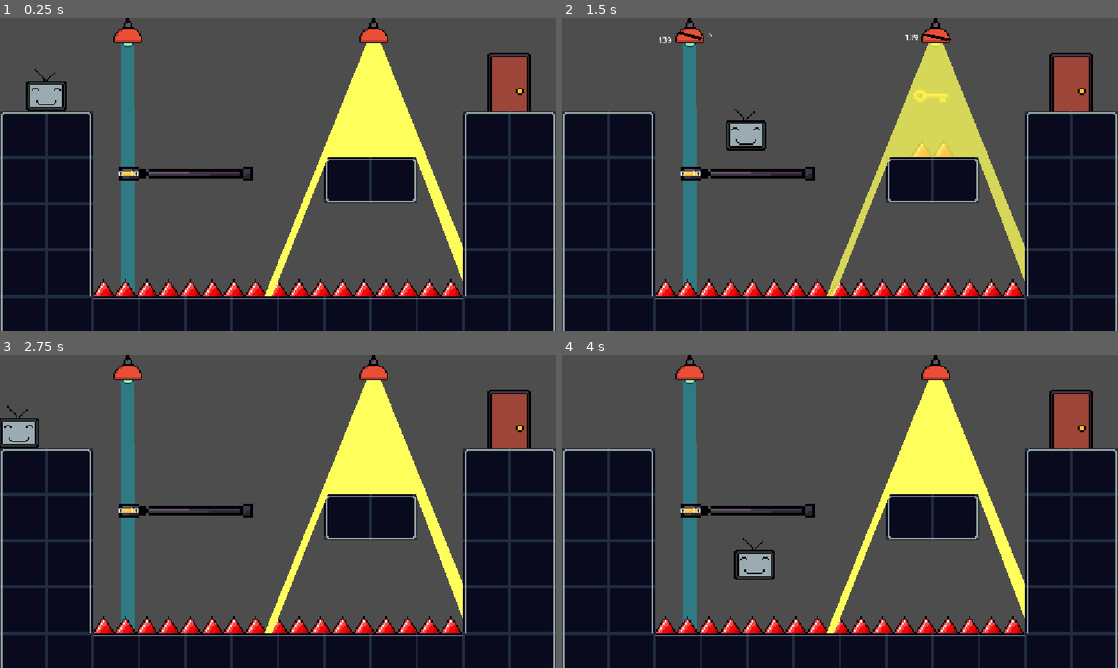
Above: before the commit, frames 1-4 (two rows, left to right).
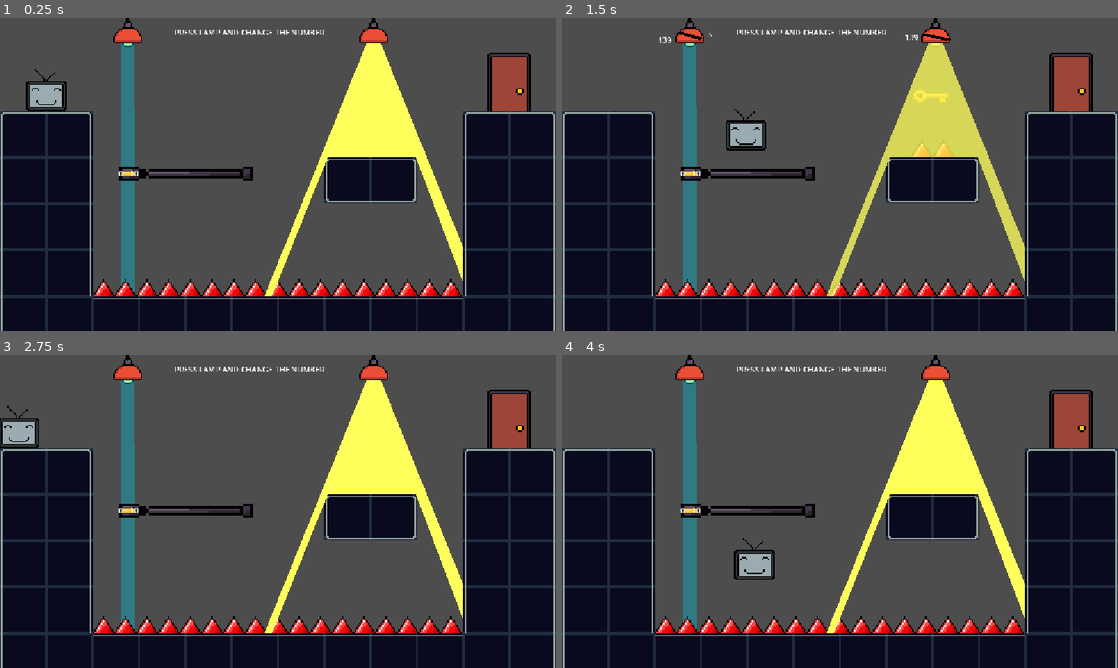
Above: after the commit, the same moments.

Repository: dangt0n78-jpg/physics-game-project
Game: Godot game, scene res://_scenes/level_2.tscn
Same seed, same stepped clock (60 frames per second), same inputs: the game is played once before the commit and once after it. This scene is started directly instead of the project's main scene.
Inputs (mouse positions are in pixels of both pictures, inside the frame that each line leads up to):
- Up to frame 1 (0.25 s): no input
- Up to frame 2 (1.5 s): tap Enter (ui_accept) at 0.5, 0.77 s; move the mouse to (689, 36) at 0.52 s; hold Q (decrease) 0.53-1.28 s; hold D (right) from 0.53 s (still down); click (689, 36) at 0.67 s; move the mouse to (934, 39) at 1.27 s; tap E (increase) at 1.35 s; click (934, 39) at 1.42 s
- Up to frame 3 (2.75 s): tap Enter (ui_accept) at 1.52 s; move the mouse to (333, 442) at 2.02 s; release D (right) at 2.03 s; hold A (left) from 2.03 s (still down); hold Q (decrease) from 2.03 s (still down)
- Up to frame 4 (4 s): tap Enter (ui_accept) at 2.75, 3.02, 3.77 s; move the mouse to (812, 574) at 2.77 s; release A (left) at 2.78 s; release Q (decrease) at 2.78 s; hold D (right) from 2.78 s (still down); tap E (increase) at 2.85 s; click (812, 574) at 2.92 s; move the mouse to (1006, 558) at 3.52 s; hold Q (decrease) from 3.53 s (still down)

The runs differ from the first frame. In frame 1, 0.2% of the frame differs, in the area x 31-59%, y 3-6%; in frame 2, 0.2%; in frame 3, 0.2%; in frame 4, 0.2%.

Commit message:
more simple tutorial

Diff:
--- a/_scenes/level_2.tscn
+++ b/_scenes/level_2.tscn
@@ -1636,3 +1636,13 @@
 
 [node name="TileMapLayer2" type="TileMapLayer" parent="." unique_id=1915880792]
 tile_set = SubResource("TileSet_erd5g")
+
+[node name="Label" type="Label" parent="." unique_id=216138833]
+offset_left = 204.0
+offset_top = 18.0
+offset_right = 833.0
+offset_bottom = 111.0
+theme_override_font_sizes/font_size = 16
+text = "PRESS LAMP AND CHANGE THE NUMBER
+"
+horizontal_alignment = 1
Not shown, added: export_presets.cfg
